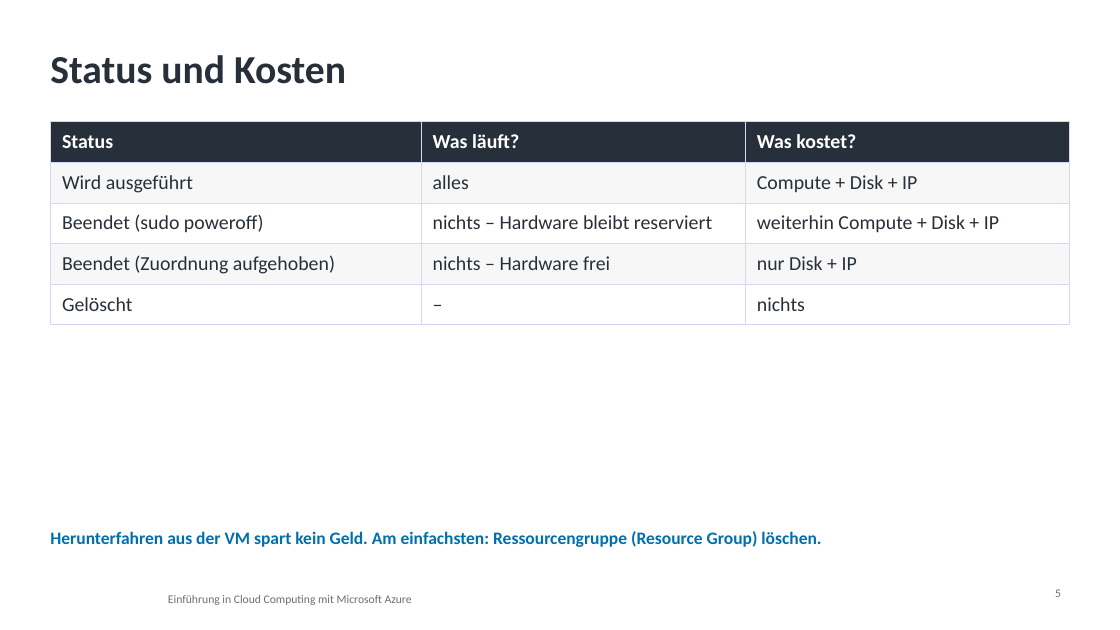
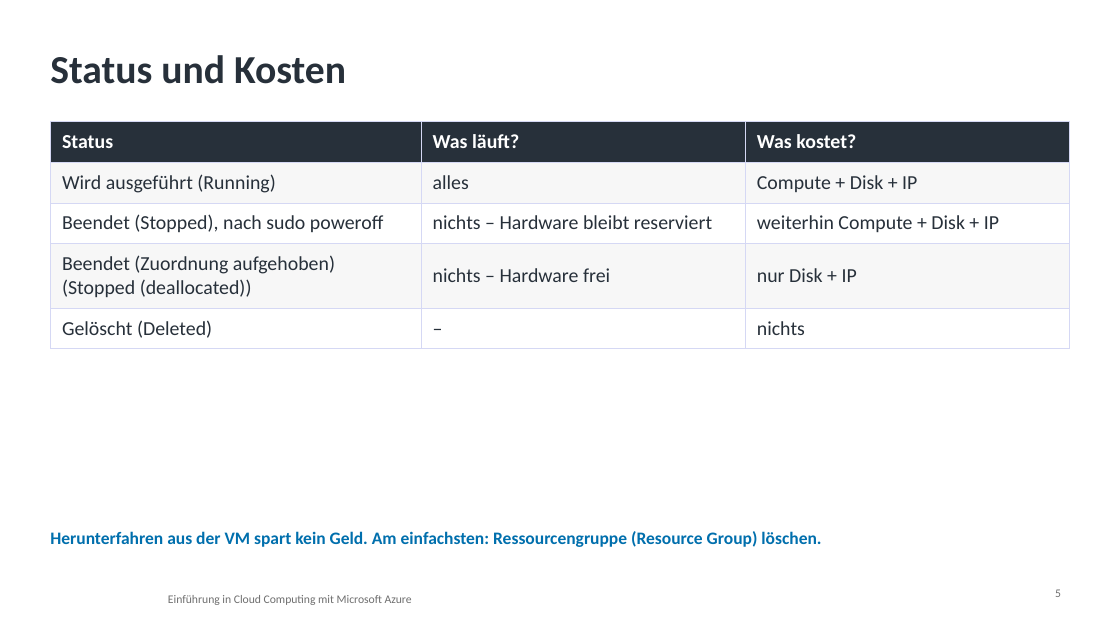
Before and after one commit to pat-teacher/azure-basics-training, a slide deck: slide 5 of praesentationen/input-04-azure-compute.pptx. Drawn at 1120x630 pixels with LibreOffice and Linux fonts; fonts in the diff are those of the drawing; background and template pictures are left out. Boxes give left, top, right and bottom in pixels: in the first picture for what was removed or moved away, otherwise in the second. Text is boxed around its words. In the diff, an @@ line names an element or a change of style, - is before the commit and + after.

```diff
--- a/praesentationen/input-04-azure-compute.pptx
+++ b/praesentationen/input-04-azure-compute.pptx
@@ table at bbox=[50, 122, 1070, 342] @@
-row 2, column 1: Wird ausgeführt
+row 2, column 1: Wird ausgeführt (Running)
-row 3, column 1: Beendet (sudo poweroff)
+row 3, column 1: Beendet (Stopped), nach sudo poweroff
-row 4, column 1: Beendet (Zuordnung aufgehoben)
+row 4, column 1: Beendet (Zuordnung aufgehoben) (Stopped (deallocated))
-row 5, column 1: Gelöscht
+row 5, column 1: Gelöscht (Deleted)
```
Also in this commit, not shown: 3 other files.
